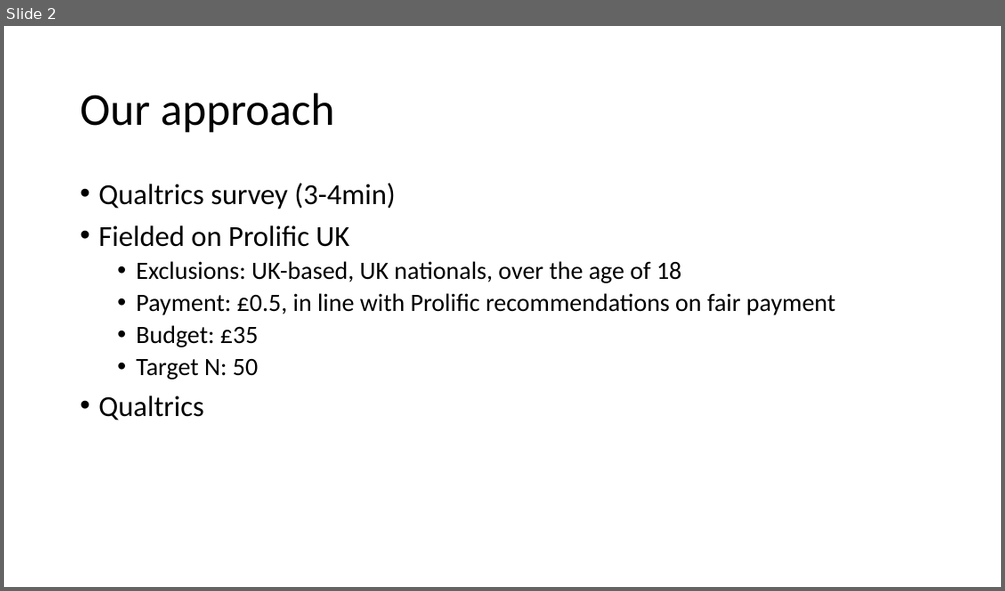
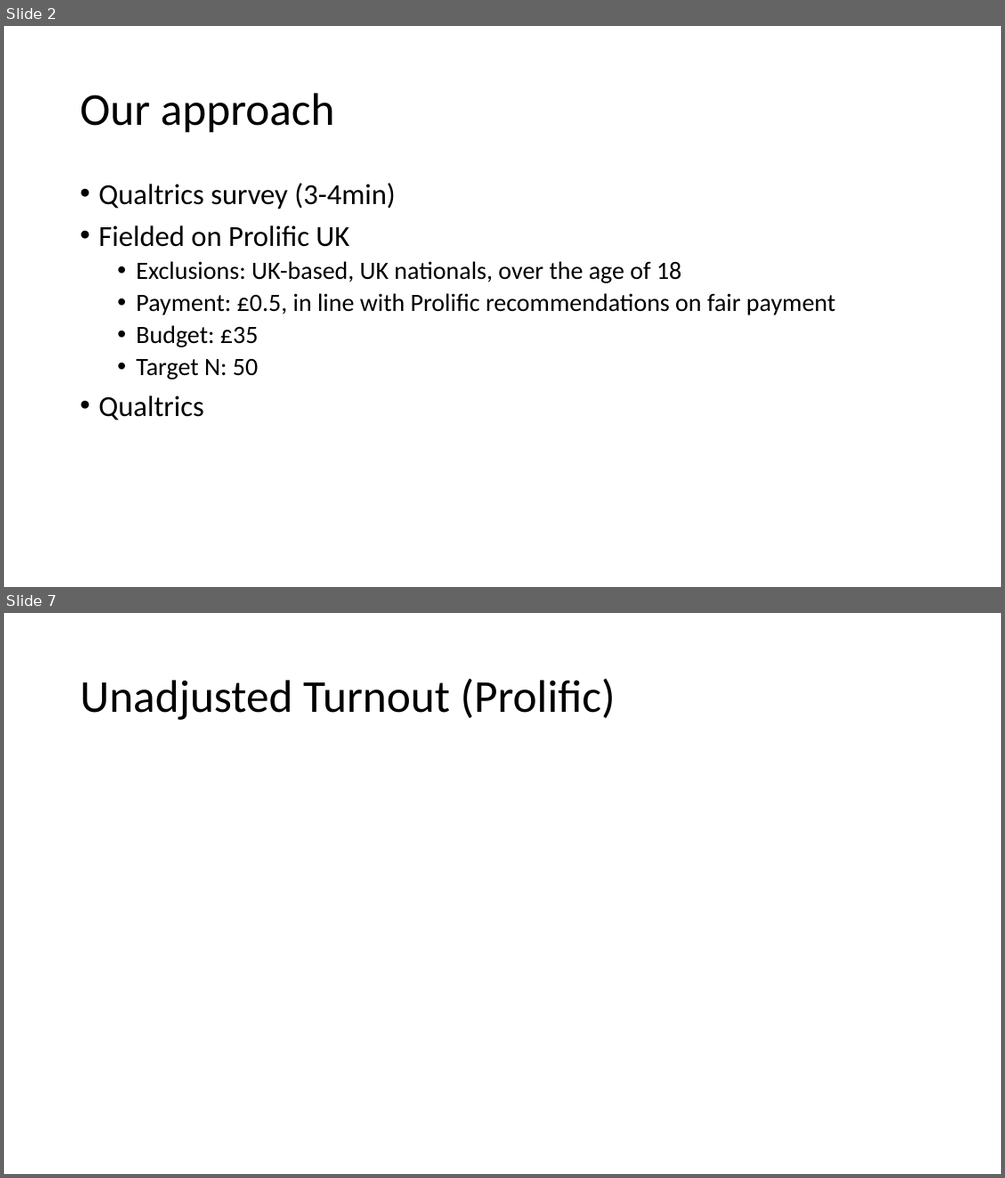
Before and after one commit to KatharinaLa/sicss_survey_analysis, a slide deck: survey_prolificuk_sicss.pptx. Shown one above the other, each under a label of ours: slide 2 before the commit, slides 2 and 7 after it; the slides between them are not shown. The pictures are 1005x591 and 1005x1178 pixels, drawn with LibreOffice and Linux fonts; fonts in the diff are those of the drawing. Boxes give left, top, right and bottom in pixels: in the first picture for what was removed or moved away, otherwise in the second. Text is boxed around its words. In the diff, an @@ line names an element or a change of style, - is before the commit and + after.

Commit message:
Update survey_prolificuk_sicss.pptx
added more information on variables and results

```diff
--- a/survey_prolificuk_sicss.pptx
+++ b/survey_prolificuk_sicss.pptx
@@ slide 7 added at (x1=4, y1=613, x2=1001, y2=1174), background #FFFFFF @@
@@ title added at (x1=80, y1=678, x2=615, y2=720), 44 pt, text #000000 @@
+Unadjusted Turnout (Prolific)
```
Also in this commit, not shown: 1 slide changed, 5 other slides added.
